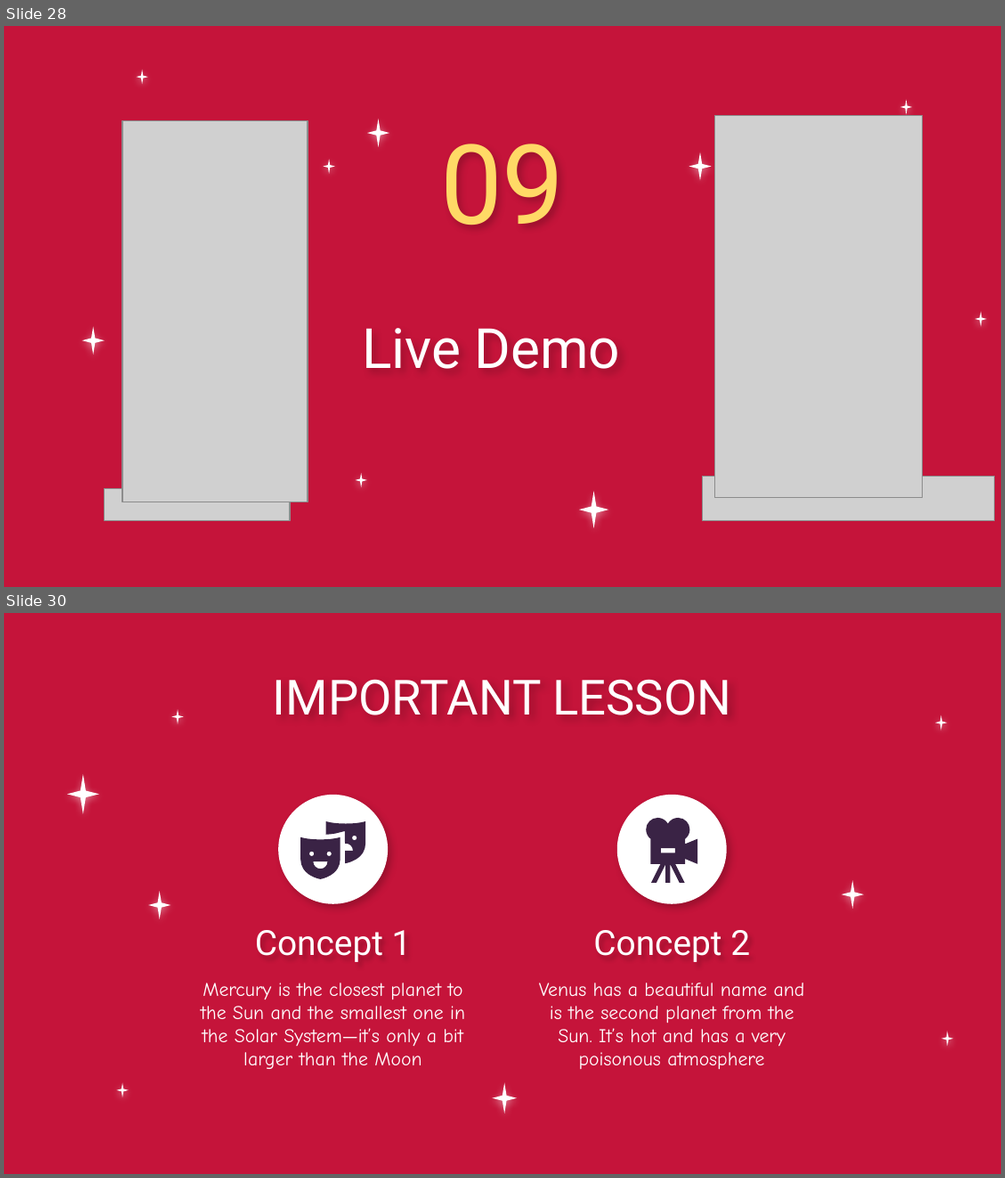
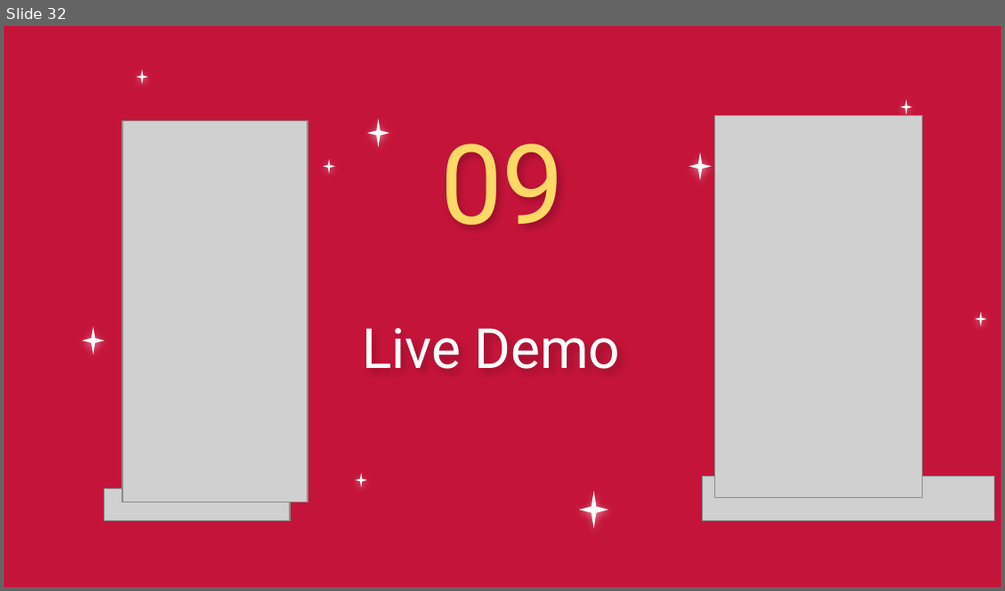
Before and after one commit to MiraPhilip12/Graduation_Project_ESLSCA, a slide deck: Milestone 4/Graduation_Project_Milestone4.pptx. Shown one above the other, each under a label of ours: slides 28 and 30 before the commit, slide 32 after it; the slides between them are not shown. The pictures are 1005x1178 and 1005x591 pixels, drawn with LibreOffice and Linux fonts; fonts in the diff are those of the drawing; grey boxes stand for pictures; background and template pictures are left out. Boxes give left, top, right and bottom in pixels: in the first picture for what was removed or moved away, otherwise in the second. Text is boxed around its words. In the diff, an @@ line names an element or a change of style, - is before the commit and + after.

```diff
--- a/Milestone 4/Graduation_Project_Milestone4.pptx
+++ b/Milestone 4/Graduation_Project_Milestone4.pptx
@@ slide 30 removed at [4,613,1001,1174], background picture (left out) @@
@@ title removed at [273,679,731,715] @@
-IMPORTANT LESSON
@@ ellipse removed at [278,795,388,904] @@
@@ ellipse removed at [617,795,727,904] @@
@@ freeform shape removed at [326,821,366,863] @@
@@ freeform shape removed at [646,818,698,882] @@
@@ freeform shape removed at [300,837,340,879] @@
@@ subtitle removed at [255,930,412,962] @@
-Concept 1
@@ subtitle removed at [593,930,750,962] @@
-Concept 2
@@ subtitle removed at [201,982,465,1069] @@
-Mercury is the closest planet to the Sun and the smallest one in the Solar System—it’s only a bit larger than the Moon
@@ subtitle removed at [539,982,805,1070] @@
-Venus has a beautiful name and is the second planet from the Sun. It’s hot and has a very poisonous atmosphere
@@ group removed at [67,710,953,1113]: 8 stars @@
@@ what was slide 28 is now slide 32 @@
```
Also in this commit, not shown: 4 slides added, 6 other slides removed.
